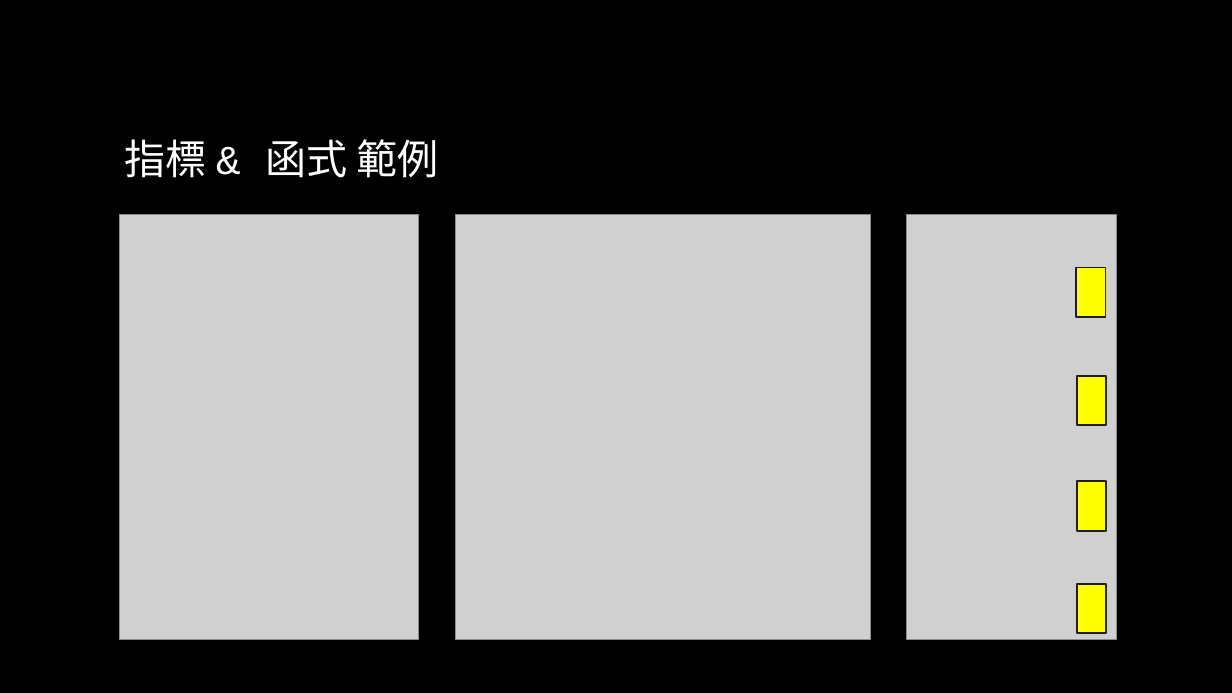
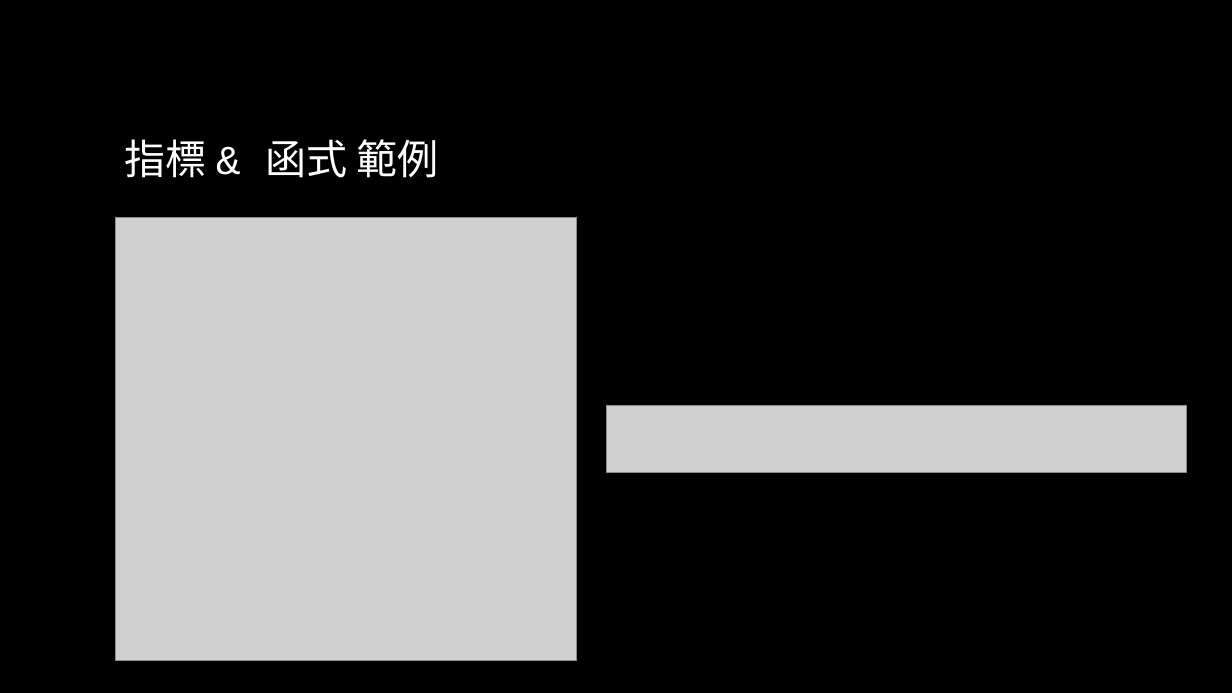
Before and after one commit to liuutin9/2023_summer_camp, a slide deck: slide 56 of 電機_C_Day_2.pptx. Drawn at 1232x693 pixels with LibreOffice and Linux fonts; fonts in the diff are those of the drawing; grey boxes stand for pictures; background and template pictures are left out. Boxes give left, top, right and bottom in pixels: in the first picture for what was removed or moved away, otherwise in the second. Text is boxed around its words. In the diff, an @@ line names an element or a change of style, - is before the commit and + after.

```diff
--- a/電機_C_Day_2.pptx
+++ b/電機_C_Day_2.pptx
@@ picture resized from (x1=120, y1=214, x2=419, y2=640) to (x1=116, y1=217, x2=577, y2=661) @@
@@ picture removed at (x1=456, y1=214, x2=872, y2=640) @@
@@ picture removed at (x1=907, y1=214, x2=1116, y2=640) @@
@@ rectangle removed at (x1=1077, y1=267, x2=1106, y2=317) @@
@@ rectangle removed at (x1=1078, y1=376, x2=1107, y2=426) @@
@@ picture added at (x1=606, y1=406, x2=1186, y2=472) @@
@@ rectangle removed at (x1=1078, y1=482, x2=1107, y2=531) @@
@@ rectangle removed at (x1=1078, y1=584, x2=1107, y2=634) @@
```
Also in this commit, not shown: 1 other slide changed, 3 slides added.
